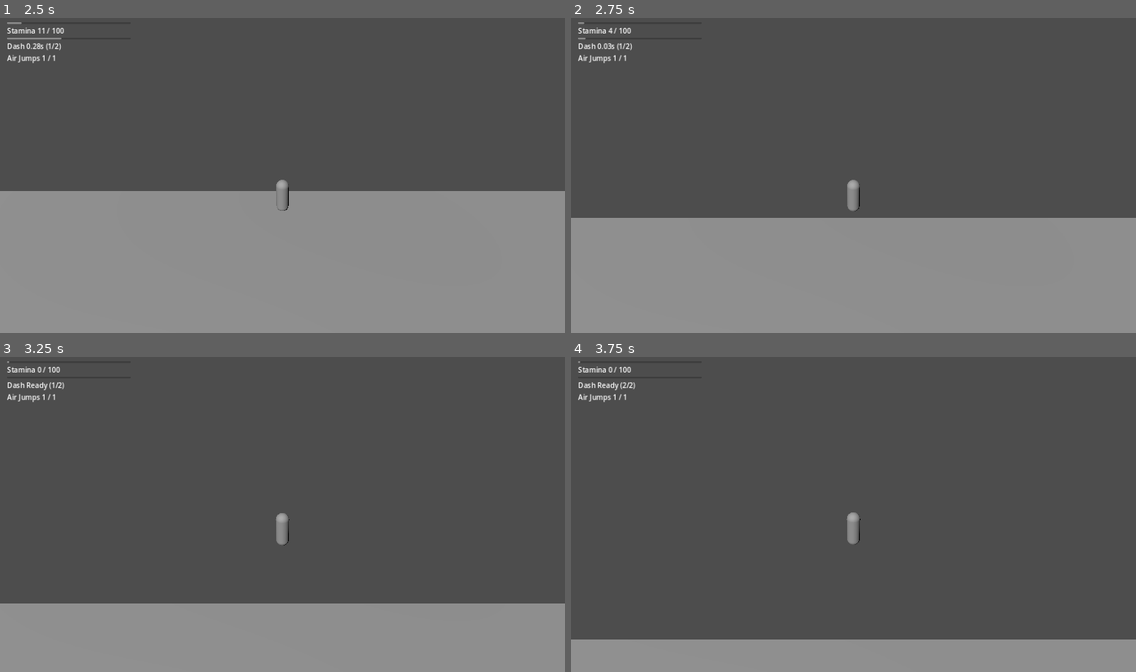
Above: before the commit, frames 1-4 (two rows, left to right).
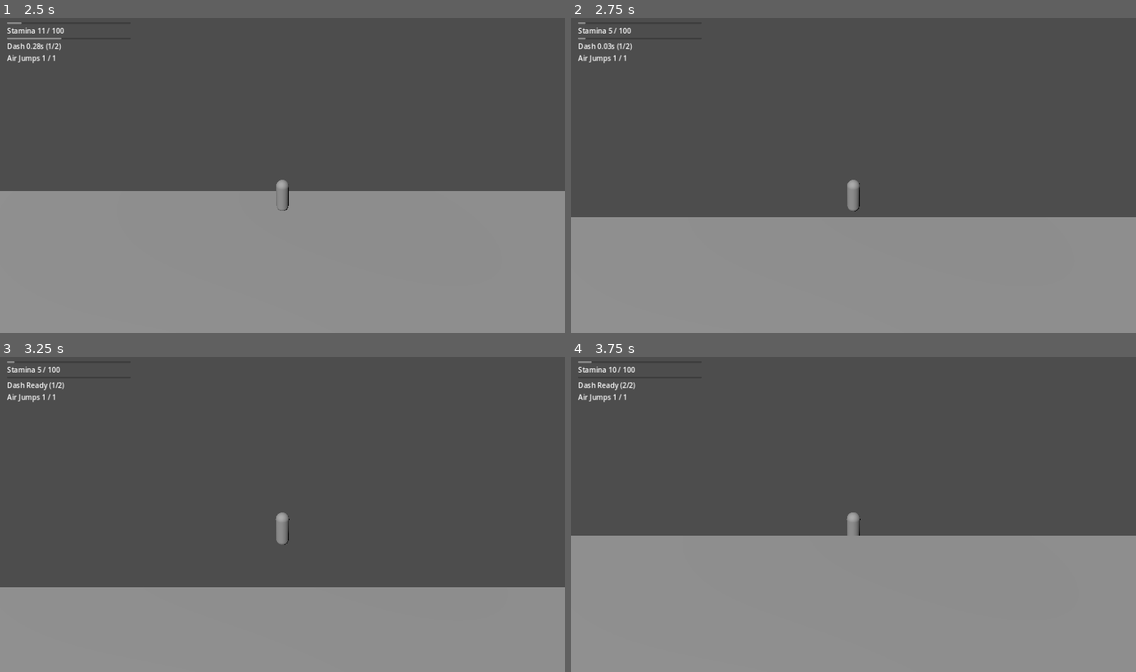
Above: after the commit, the same moments.

Repository: thegoatleroyjenkins/arpg-game
Game: Godot game, scene res://prototype3d/main_3d.tscn
The game is run twice, just before and just after one commit, with the same random seed, the same clock (stepped at 60 frames per second) and the same inputs. This scene is started directly instead of the project's main scene.
Inputs (mouse positions are in pixels of both pictures, inside the frame that each line leads up to):
- Up to frame 1 (2.5 s): tap Enter (ui_accept) at 0.5 s; move the mouse to (310, 172) at 0.52 s; hold Shift (sprint) 0.53-1.28 s; hold W (move_up) from 0.53 s (still down); tap Space (jump) at 0.77, 1.52 s; move the mouse to (254, 175) at 1.27 s; click (254, 175) at 1.35 s; tap Shift (sprint) at 1.55 s; move the mouse to (293, 169) at 2.02 s; hold Shift (sprint) from 2.03 s (still down); tap Q (dash) at 2.1 s
- Up to frame 2 (2.75 s): keep holding W (move_up); keep holding Shift (sprint)
- Up to frame 3 (3.25 s): keep holding W (move_up); move the mouse to (276, 517) at 2.77 s; release Shift (sprint) at 2.78 s; tap Shift (sprint) at 2.85 s; tap Space (jump) at 3.02 s
- Up to frame 4 (3.75 s): keep holding W (move_up); move the mouse to (893, 517) at 3.52 s; hold Shift (sprint) from 3.53 s (still down)

Frame 1 is identical in both runs. In frame 2, 0.2% of the frame differs, in the area x 0-100%, y 1-64%; in frame 3, 5.2%; in frame 4, 33%, in the area x 0-100%, y 1-90%.

Commit message:
Add data-driven sprint exhaustion gating for 3D movement

Diff:
--- a/prototype3d/player_3d.gd
+++ b/prototype3d/player_3d.gd
@@ -24,6 +24,7 @@
 var stamina: float = 0.0
 var stamina_regen_delay_left: float = 0.0
 var sprint_blend: float = 0.0
+var sprint_exhausted: bool = false
 var coyote_time_left: float = 0.0
 var jump_buffer_left: float = 0.0
 var air_jumps_left: int = 0
@@ -145,9 +146,15 @@
 		var is_moving := move_dir.length() > 0.01
 		var is_trying_to_sprint := Input.is_action_pressed("sprint") and is_moving
 		var is_sprinting := false
-		if is_trying_to_sprint and _can_pay_stamina(tuning.sprint_stamina_per_second * delta):
+		var sprint_exhaust_threshold := max(0.0, tuning.sprint_exhaustion_threshold)
+		var sprint_resume_threshold := max(sprint_exhaust_threshold, tuning.sprint_resume_threshold)
+		if sprint_exhausted and stamina >= sprint_resume_threshold:
+			sprint_exhausted = false
+		if is_trying_to_sprint and not sprint_exhausted and _can_pay_stamina(tuning.sprint_stamina_per_second * delta):
 			is_sprinting = true
 			_use_stamina(tuning.sprint_stamina_per_second * delta)
+			if stamina <= sprint_exhaust_threshold:
+				sprint_exhausted = true
 		else:
 			_regen_stamina(delta, is_moving)
 
--- a/prototype3d/player_tuning_3d.gd
+++ b/prototype3d/player_tuning_3d.gd
@@ -21,6 +21,8 @@
 @export_group("Sprint Feel")
 @export var sprint_ramp_up_per_second: float = 8.0
 @export var sprint_ramp_down_per_second: float = 10.0
+@export var sprint_exhaustion_threshold: float = 5.0
+@export var sprint_resume_threshold: float = 18.0
 
 @export_group("Facing")
 @export var turn_speed_degrees_per_second: float = 720.0
Not shown, changed: README.md
